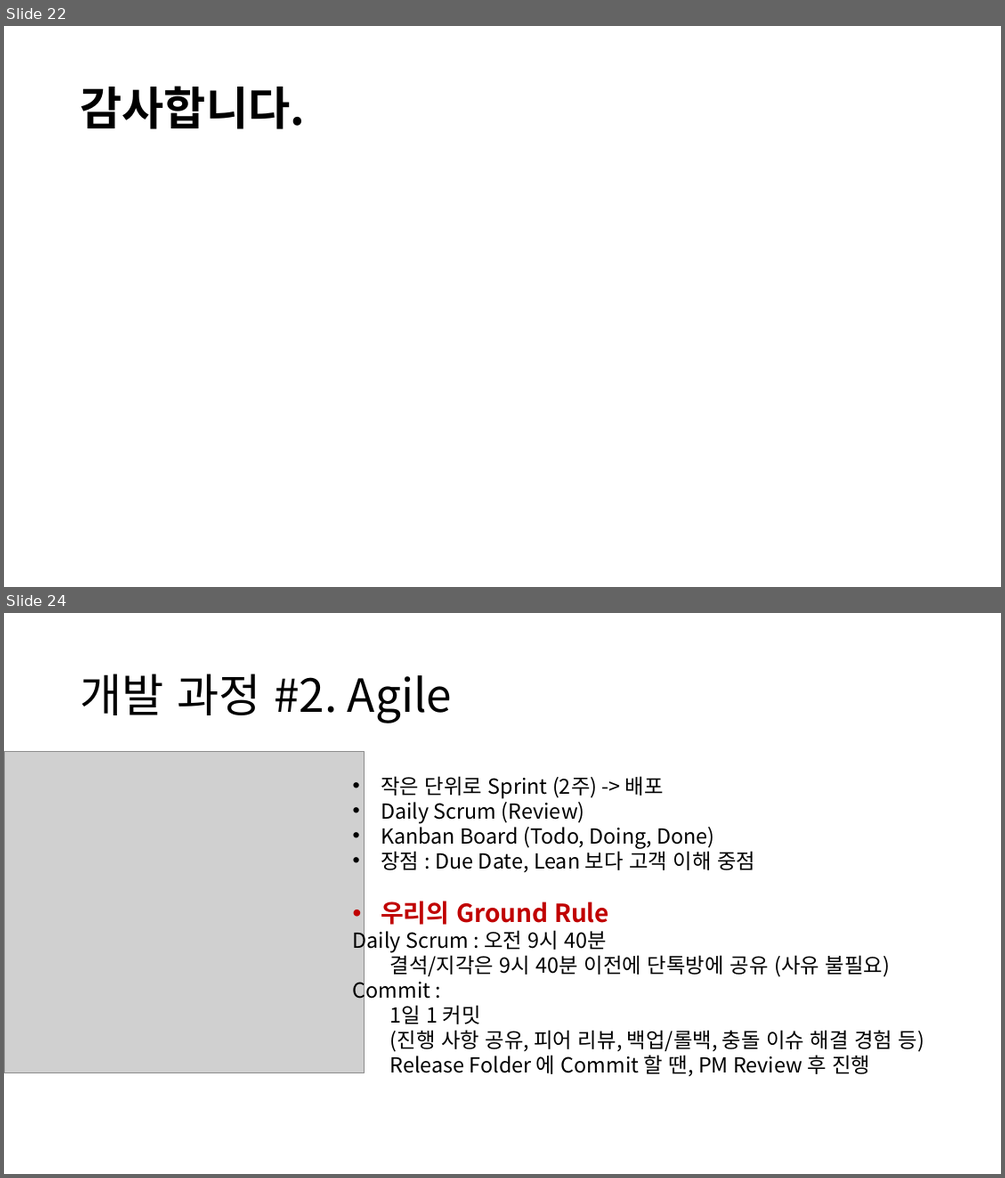
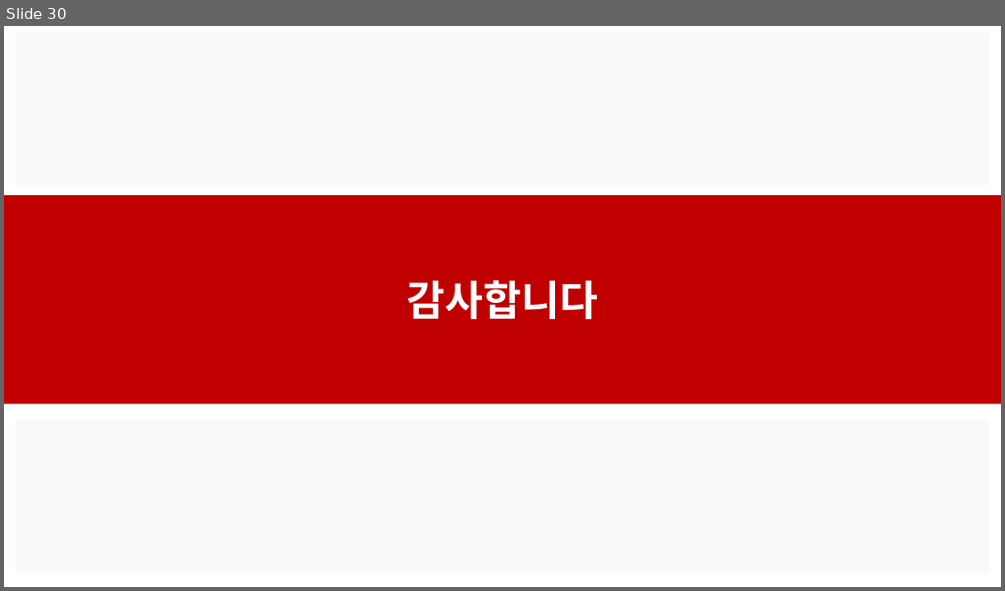
Before and after one commit to Brian-Hong-KR/Gymunity, a slide deck: Doc/최종발표/초안.pptx. Shown one above the other, each under a label of ours: slides 22 and 24 before the commit, slide 30 after it; the slides between them are not shown. The pictures are 1005x1178 and 1005x591 pixels, drawn with LibreOffice and Linux fonts; fonts in the diff are those of the drawing; grey boxes stand for pictures. Boxes give left, top, right and bottom in pixels: in the first picture for what was removed or moved away, otherwise in the second. Text is boxed around its words. In the diff, an @@ line names an element or a change of style, - is before the commit and + after.

```diff
--- a/Doc/최종발표/초안.pptx
+++ b/Doc/최종발표/초안.pptx
@@ slide 24 removed at <box>4,613,1001,1174</box>, background #FFFFFF @@
@@ title removed at <box>80,674,452,723</box> @@
-개발 과정 #2. Agile
@@ picture removed at <box>4,751,364,1073</box> @@
@@ text removed at <box>353,776,925,1076</box> @@
-• 작은 단위로 Sprint (2주) -> 배포
-• Daily Scrum (Review)
-• Kanban Board (Todo, Doing, Done)
-• 장점 : Due Date, Lean 보다 고객 이해 중점
-• 우리의 Ground Rule
-Daily Scrum : 오전 9시 40분
-  결석/지각은 9시 40분 이전에 단톡방에 공유 (사유 불필요)
-Commit :
-  1일 1 커밋
-  (진행 사항 공유, 피어 리뷰, 백업/롤백, 충돌 이슈 해결 경험 등)
-  Release Folder 에 Commit 할 땐, PM Review 후 진행
@@ what was slide 22 is now slide 30 @@
@@ slide 30 changed as well @@
@@ rectangle added at <box>16,32,989,184</box>, fill #F8F9FA @@
@@ rectangle "감사합니다": place and size @@
-rectangle "감사합니다" at <box>80,86,305,129</box>
+rectangle "감사합니다" at <box>4,195,1001,403</box>
@@ rectangle "감사합니다" at <box>4,195,1001,403</box>: fill none to #C00000 @@
@@ text in rectangle at <box>407,280,598,320</box>: text changed; size 44 to 40 pt; text colour #000000 to #FFFFFF @@
-감사합니다.
+감사합니다
```
Also in this commit, not shown: 4 other slides changed, 25 slides added, 21 other slides removed.
